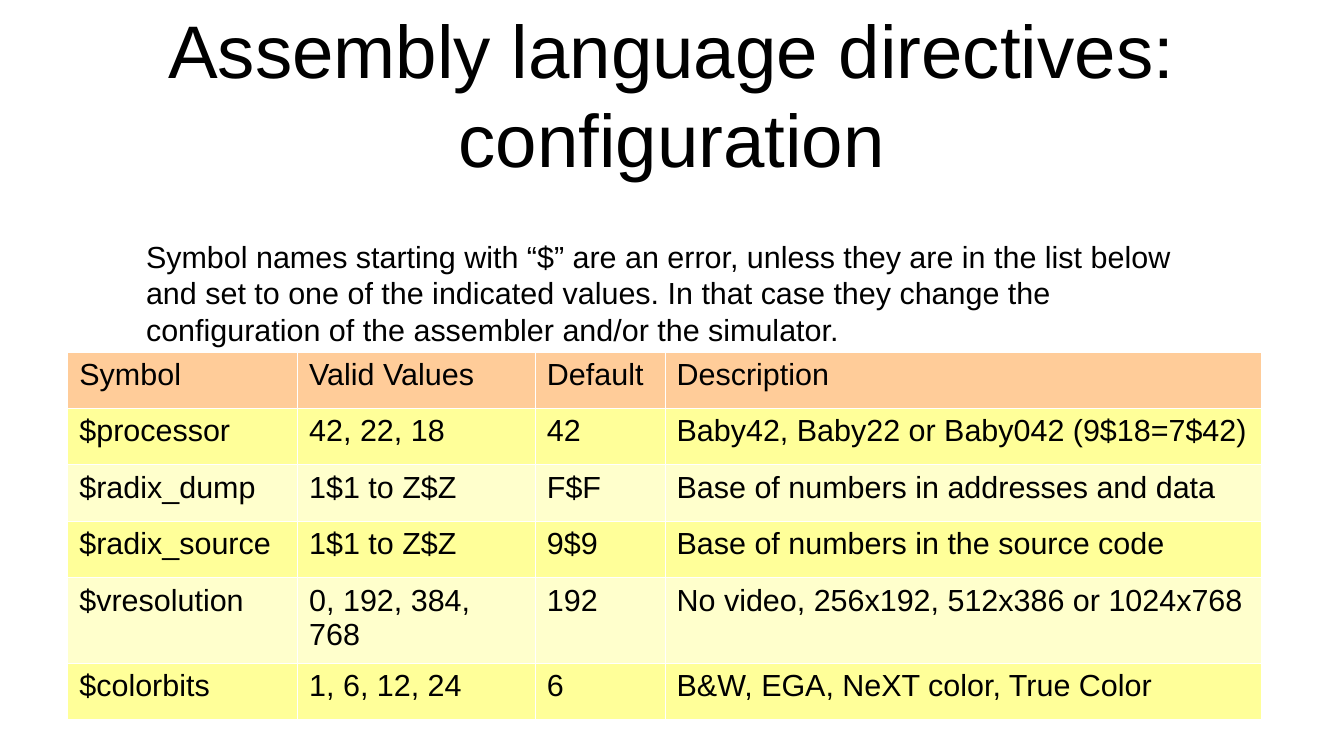
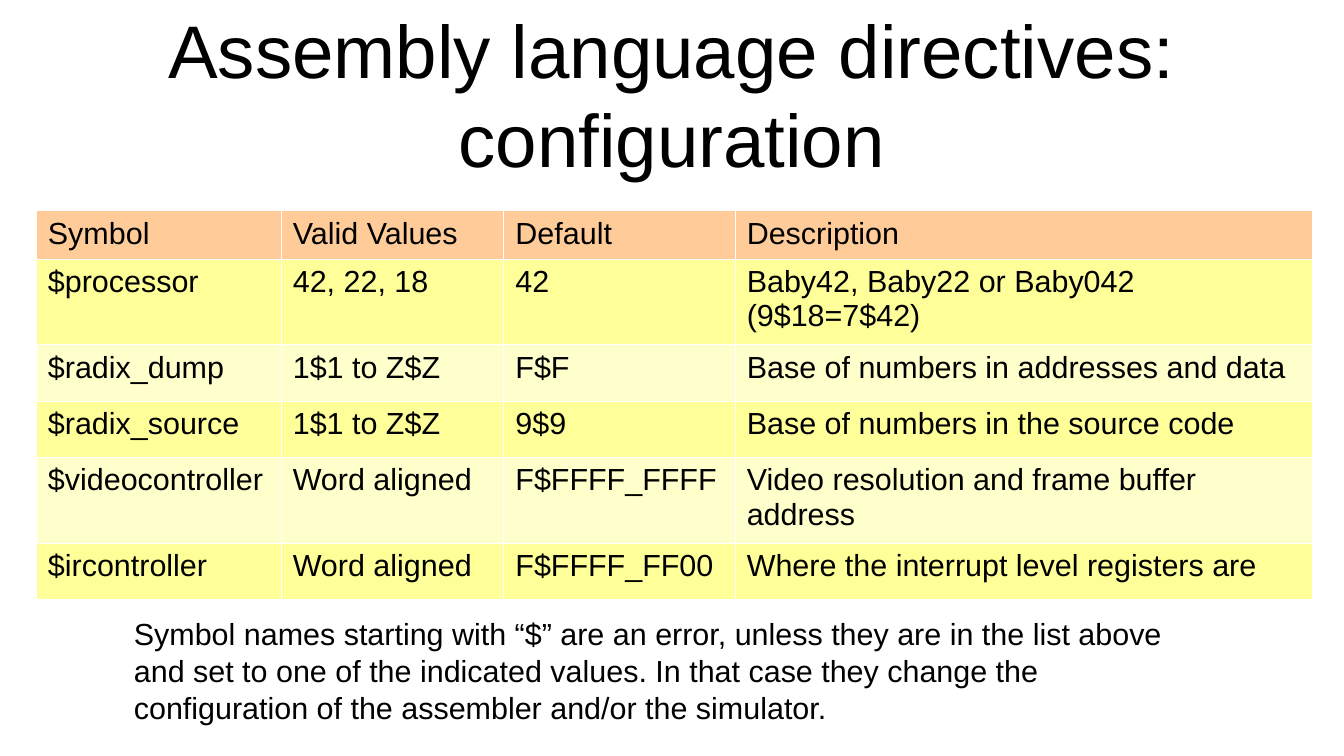
Before and after one commit to jeceljr/baby42, a slide deck: slide 28 of doc/baby42_slides.odp (slide 27 before the commit). Drawn at 1344x756 pixels with LibreOffice and Linux fonts; fonts in the diff are those of the drawing. Boxes give left, top, right and bottom in pixels: in the first picture for what was removed or moved away, otherwise in the second. Text is boxed around its words. In the diff, an @@ line names an element or a change of style, - is before the commit and + after.

Commit message:
make video runtime configurable

```diff
--- a/doc/baby42_slides.odp
+++ b/doc/baby42_slides.odp
@@ table at (x1=35, y1=210, x2=1312, y2=588) @@
-row 5: $vresolution | 0, 192, 384, 768 | 192 | No video, 256x192, 512x386 or 1024x768
+row 5: $videocontroller | Word aligned | F$FFFF_FFFF | Video resolution and frame buffer address
-row 6: $colorbits | 1, 6, 12, 24 | 6 | B&W, EGA, NeXT color, True Color
+row 6: $ircontroller | Word aligned | F$FFFF_FF00 | Where the interrupt level registers are
@@ table resized from (x1=67, y1=352, x2=1260, y2=716) to (x1=35, y1=210, x2=1312, y2=588) @@
@@ text at (x1=134, y1=623, x2=1161, y2=725): text changed @@
-Symbol names starting with “$” are an error, unless they are in the list below and set to one of the indicated values. In that case they change the configuration of the assembler and/or the simulator.
+Symbol names starting with “$” are an error, unless they are in the list above and set to one of the indicated values. In that case they change the configuration of the assembler and/or the simulator.
```
Also in this commit, not shown: 1 slide added, 1 slide removed, 1 other file.
